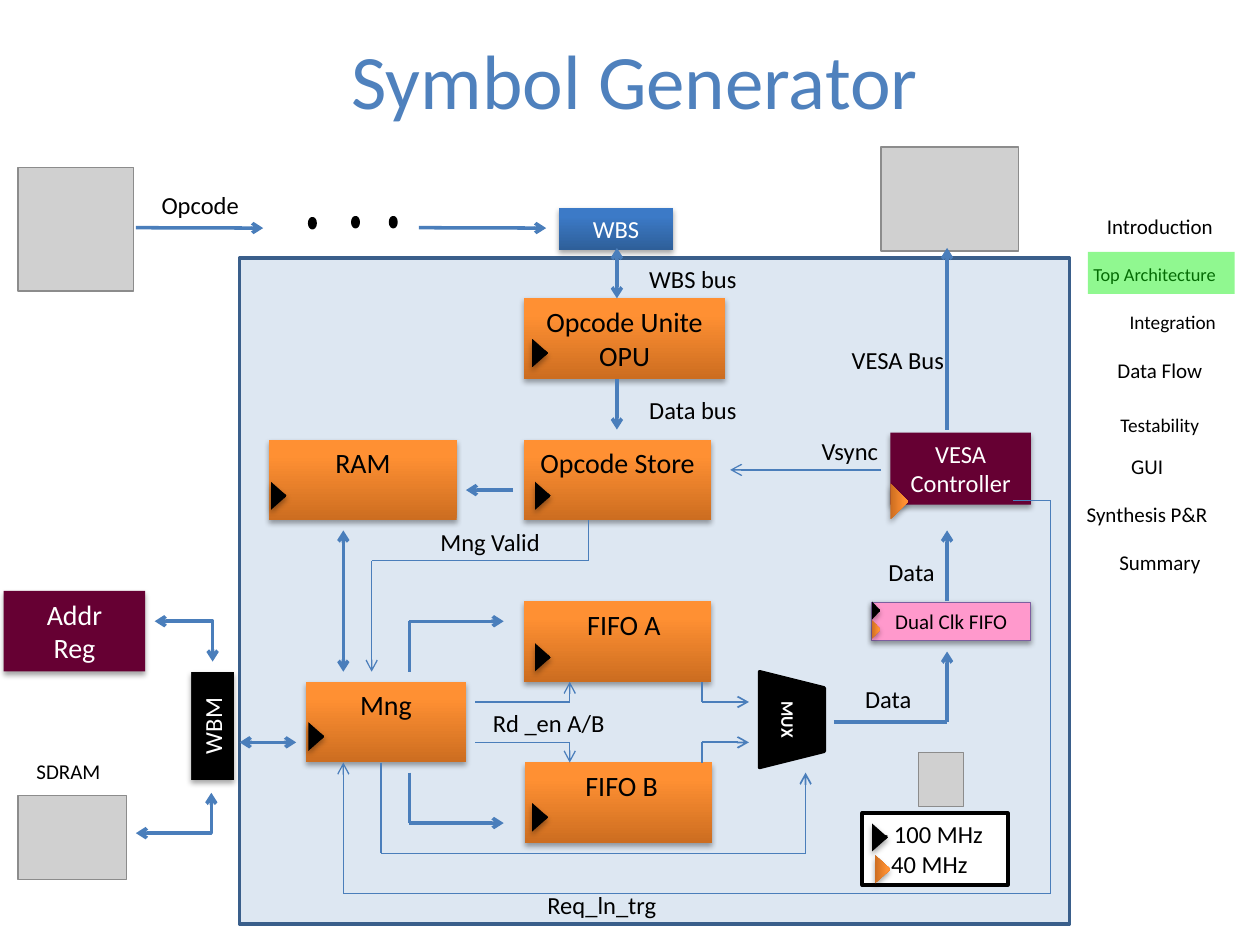
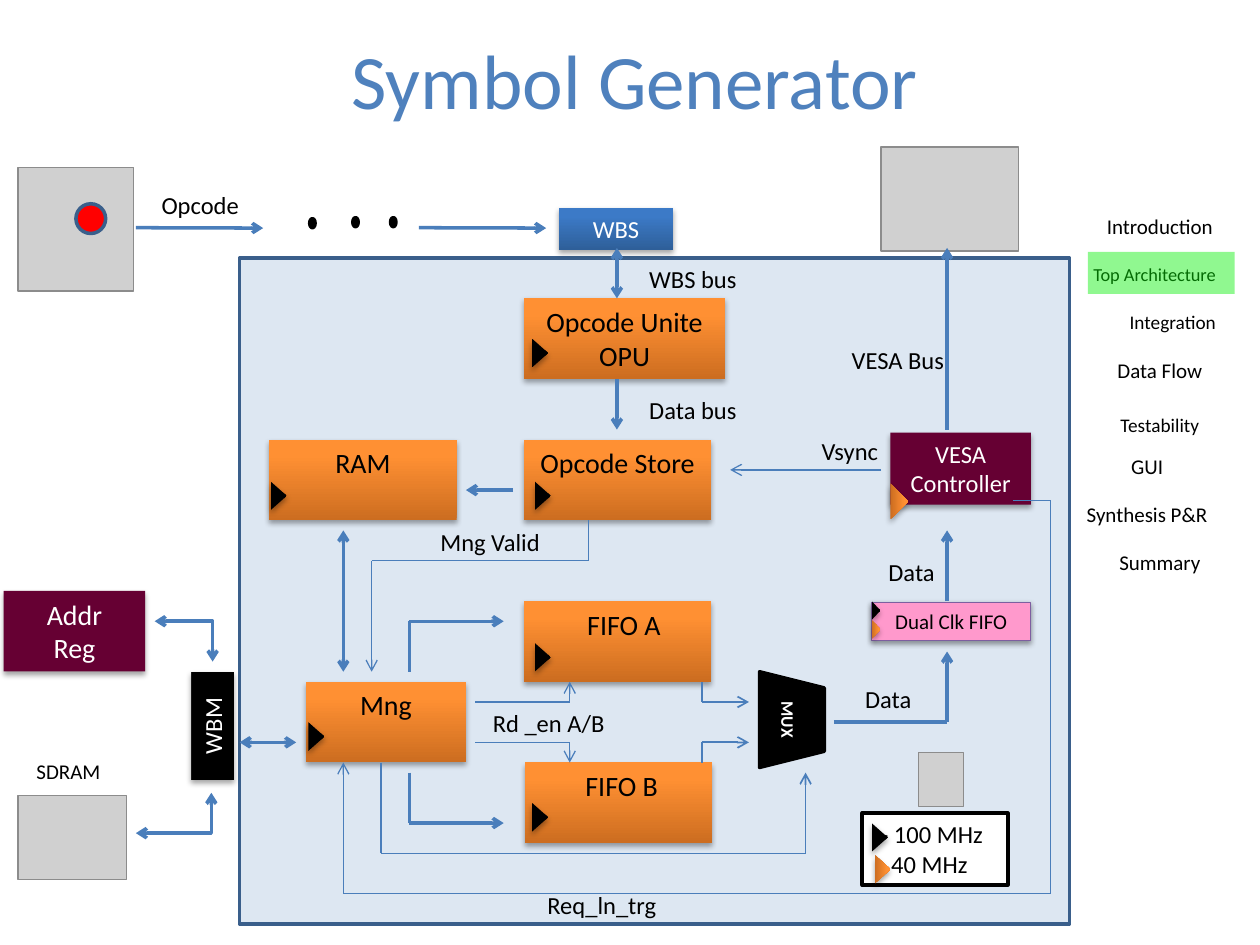
Before and after one commit to sandro6579/symbol-generator, a slide deck: slide 9 of Presentation/Part_B_final/Symbol_Generator_Project_Presentation_Part_B.pptx (slide 7 before the commit). Drawn at 1260x945 pixels with LibreOffice and Linux fonts; fonts in the diff are those of the drawing; grey boxes stand for pictures; background and template pictures are left out. Boxes give left, top, right and bottom in pixels: in the first picture for what was removed or moved away, otherwise in the second. Text is boxed around its words. In the diff, an @@ line names an element or a change of style, - is before the commit and + after.

```diff
--- a/Presentation/Part_B_final/Symbol_Generator_Project_Presentation_Part_B.pptx
+++ b/Presentation/Part_B_final/Symbol_Generator_Project_Presentation_Part_B.pptx
@@ ellipse added at box(76, 204, 106, 234), fill #FF0000, outline #3A5F8C 2 pt @@
```
Also in this commit, not shown: 8 other slides changed, 5 slides added, 1 other file.
